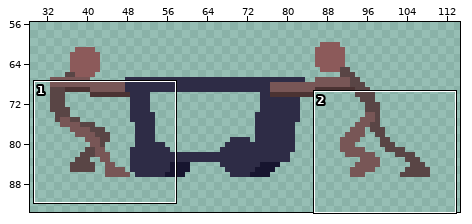
Two states of a pixel-art file, Assets/Graphics/Characters/fanart.aseprite. Above, an overview of the earlier version with the close-up marked.
Close-up. Earlier state:
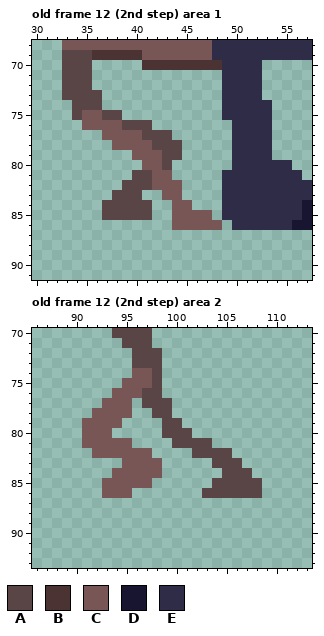
128x128 pixels, 13 frames. Shown: old frame 12 (2nd step) area 1: x 30..57, y 68..91; old frame 12 (2nd step) area 2: x 86..113, y 70..93. The wide view leaves out empty margins. The commit also changed other frames or places, which this record leaves out.
Visible layers, top first: "boy sk", "box sk", "girl sk".
Palette (. is transparent): A #594545  B #4b3333  C #785656  D #17152f  E #2e2c46
Pixels before, old frame 12 (2nd step) area 1, first column x 33:
68 CCCCCCCCCCCCCCCEEEEEEEEEE
69 AAABBBBBCCCCCCCEEEEEEEEEE
70 AAA.....BBBBBBBBEEEE.....
71 AAA.............EEEE.....
72 AAA.............EEEE.....
73 AAAA............EEEE.....
74 .AAA............EEEEE....
75 .ACCAA..........EEEEE....
76 ..CCCCAAA........EEEE....
77 ....CCCCAAA......EEEE....
78 .....CCCCAAA.....EEEE....
79 .......CCCAA.....EEEE....
80 ........CCA......EEEEEE..
81 .......AACC.....EEEEEEEE.
82 ......AAACCC....EEEEEEEEE
83 .....AAA..CC....EEEEEEEEE
84 ....AAAAA..CC...EEEEEEEED
85 ....AAAAA..CCCC.EEEEEEEED
86 ...........CCCCC.EEEEEEDD
Pixels before, old frame 12 (2nd step) area 2, first column x 91:
70 ...AAAA...........
71 ....AAA...........
72 .....AAA..........
73 .....AAA..........
74 .....CCA..........
75 ....CCCA..........
76 ...CCCAA..........
77 ..CCC.AAA.........
78 .CCCC..AA.........
79 CCCC....AA........
80 CCC.....AAA.......
81 CCCCC....AAAA.....
82 .CCCCCC....AAAA...
83 ....CCCC.....AAA..
84 ...CCCCC......AAA.
85 ..CCCCC......AAAAA
86 ..CCC.......AAAAAA
And afterwards:
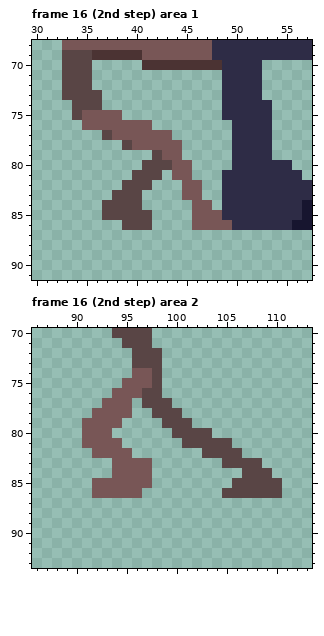
A new or re-ordered frame is compared with the old frame closest to it.
Commit: 8 frames on both steps (fanart)
The edit:
frames 13 -> 17
Changed rows in their new state; - is an unchanged pixel.
Frame 16 (2nd step) area 1 is new; against old frame 12 (2nd step), layer "girl sk":
first column x 37:
75 CC-----------
76 --CCC--------
77 A---CCC------
78 -.A--CCC-----
79 ---..ACC-----
80 ----AA-CC----
81 -----A.CC----
82 -----...CC---
83 ------..CC---
84 ----.--..CC--
85 -------..--C-
86 --AAA--..---C
Frame 16 (2nd step) area 2 is new; against old frame 12 (2nd step), layer "boy sk":
first column x 92:
78 --------A----------
79 ---------A---------
80 -------.--AA-------
81 ---.----.---AA-----
82 ----..----.---A----
83 --C---.-----.--AA--
84 ------.------..-AA-
85 C-----------..---AA
86 C---C------..----AA
Where, in picture pixels (left, top, right, bottom), the same in both close-ups:
changed: (102, 110, 232, 230)
changed: (92, 408, 282, 498)
